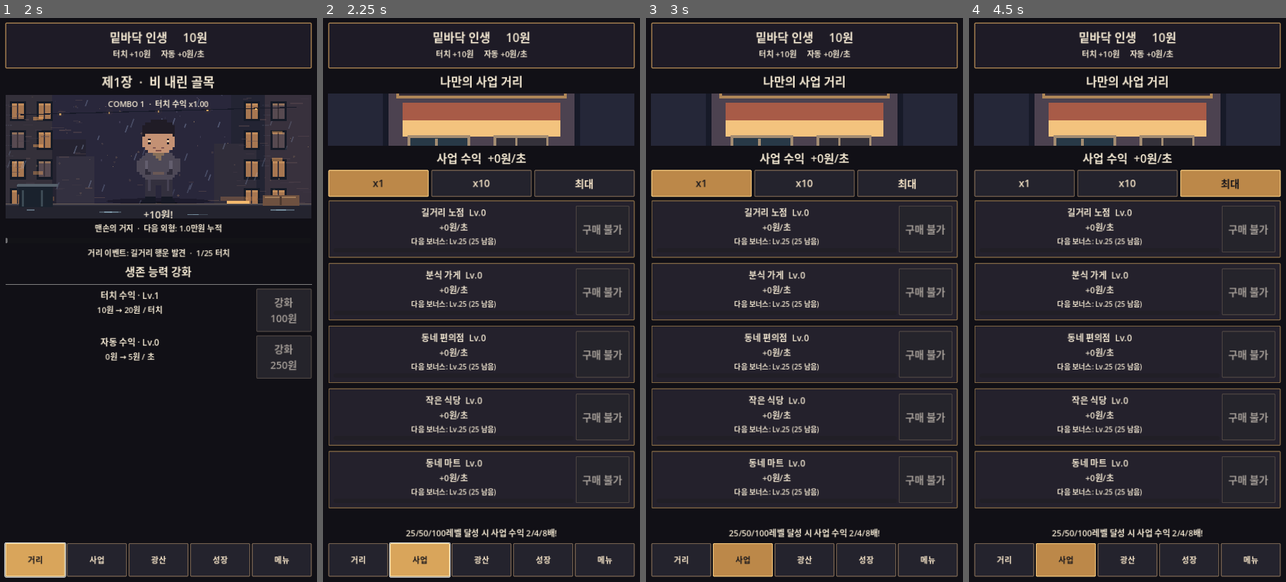
Above: before the commit, frames 1-4 (left to right).
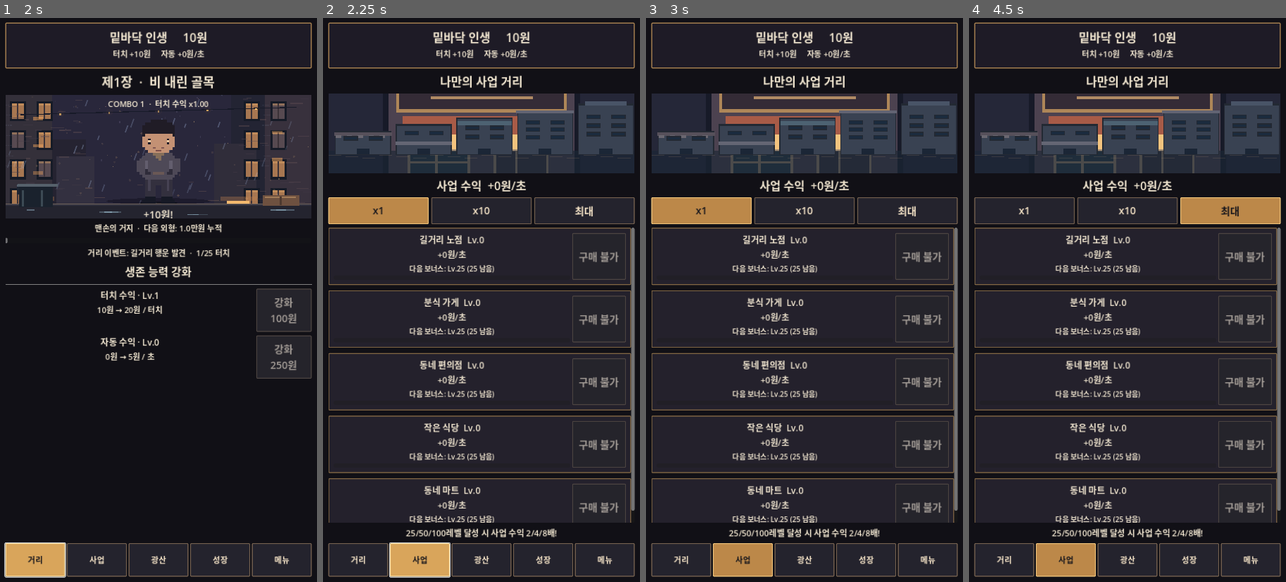
Above: after the commit, the same moments.

Repository: sungpil987/BottomLife-Reborn
Game: Godot game, scene res://scenes/Main.tscn
The game is run twice, just before and just after one commit, with the same random seed, the same clock (stepped at 60 frames per second) and the same inputs.
Inputs (mouse positions are in pixels of both pictures, inside the frame that each line leads up to):
- Up to frame 1 (2 s): click (158, 159) at 0.5 s; click "거리" at 1.25 s
- Up to frame 2 (2.25 s): click "사업" at 2 s
- Up to frame 3 (3 s): click "x1" at 2.75 s
- Up to frame 4 (4.5 s): click "x10" at 3.5 s; click "최대" at 4.25 s

Frame 1 is identical in both runs. In frame 2, 23% of the frame differs, in the area x 1-99%, y 13-90%; in frame 3, 23%; in frame 4, 23%.

Commit message:
v6.7 replace static business banner with live pixel district driven by business levels

Diff:
--- a/scripts/main.gd
+++ b/scripts/main.gd
@@ -539,13 +539,24 @@
 
 func build_business() -> void:
 	content.add_child(make_label("나만의 사업 거리", 27))
+	var business_stage := Control.new()
+	business_stage.custom_minimum_size.y = 180
+	business_stage.clip_contents = true
+	content.add_child(business_stage)
 	var art := TextureRect.new()
 	art.texture = load("res://assets/business_stall.svg")
 	art.texture_filter = CanvasItem.TEXTURE_FILTER_NEAREST
 	art.expand_mode = TextureRect.EXPAND_IGNORE_SIZE
 	art.stretch_mode = TextureRect.STRETCH_KEEP_ASPECT_COVERED
-	art.custom_minimum_size.y = 118
-	content.add_child(art)
+	art.set_anchors_and_offsets_preset(Control.PRESET_FULL_RECT)
+	art.mouse_filter = Control.MOUSE_FILTER_IGNORE
+	business_stage.add_child(art)
+	var city := Control.new()
+	city.set_script(load("res://scripts/business_city.gd"))
+	city.set_anchors_and_offsets_preset(Control.PRESET_FULL_RECT)
+	city.mouse_filter = Control.MOUSE_FILTER_IGNORE
+	city.set("levels", business_levels.duplicate())
+	business_stage.add_child(city)
 	business_income_label = make_label("사업 수익  +%s원/초" % number((total_auto_income() - float(auto_level) * 5.0) * prestige_multiplier()), 26)
 	content.add_child(business_income_label)
 	var mode_row := HBoxContainer.new()
